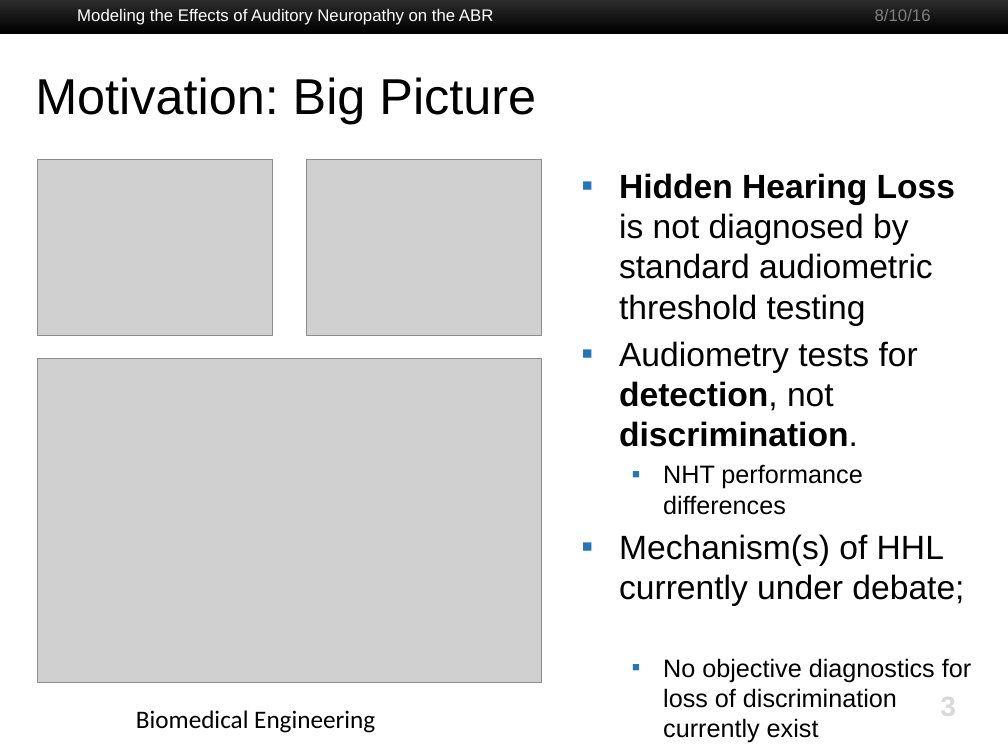
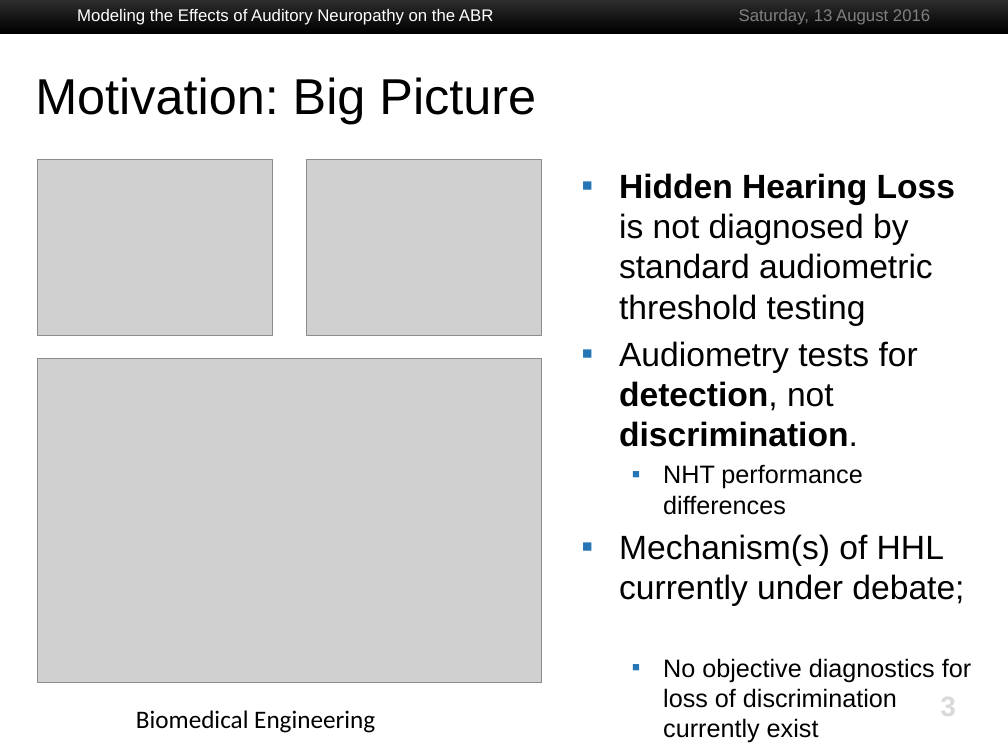
Before and after one commit to gvoysey/thesis, a slide deck: slide 3 of slides/voysey-thesis.pptx. Drawn at 1008x756 pixels with LibreOffice and Linux fonts; fonts in the diff are those of the drawing; grey boxes stand for pictures; background and template pictures are left out. Boxes give left, top, right and bottom in pixels: in the first picture for what was removed or moved away, otherwise in the second. Text is boxed around its words. In the diff, an @@ line names an element or a change of style, - is before the commit and + after.

```diff
--- a/slides/voysey-thesis.pptx
+++ b/slides/voysey-thesis.pptx
@@ text at (739,9,930,24): text changed @@
-8/10/16
+Saturday, 13 August 2016
```
Also in this commit, not shown: 4 other slides changed, 8 slides added, 1 slide removed.
